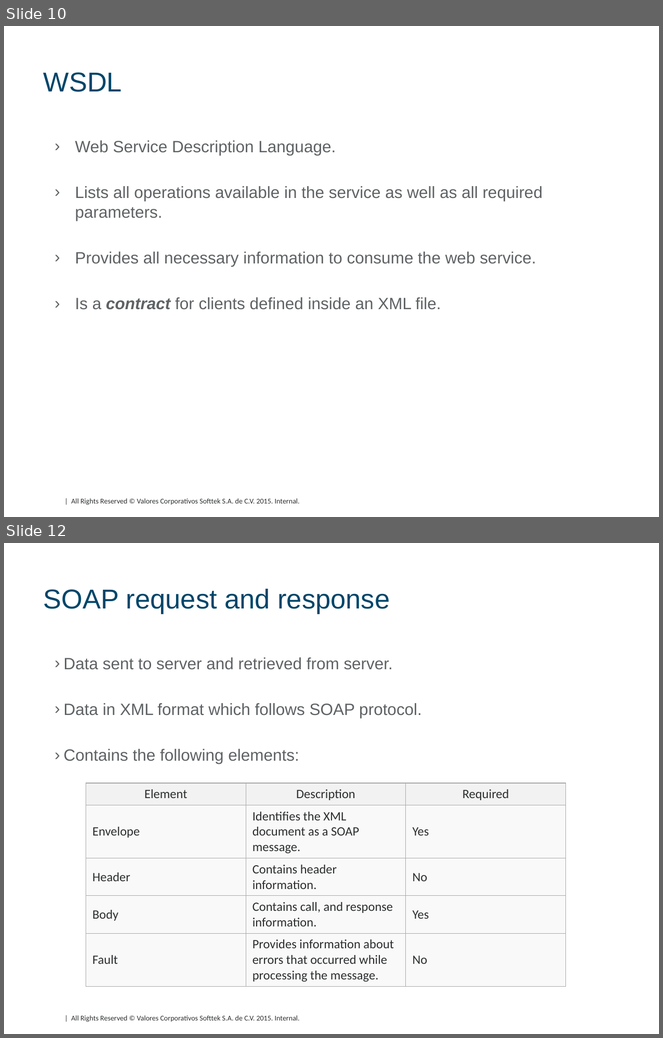
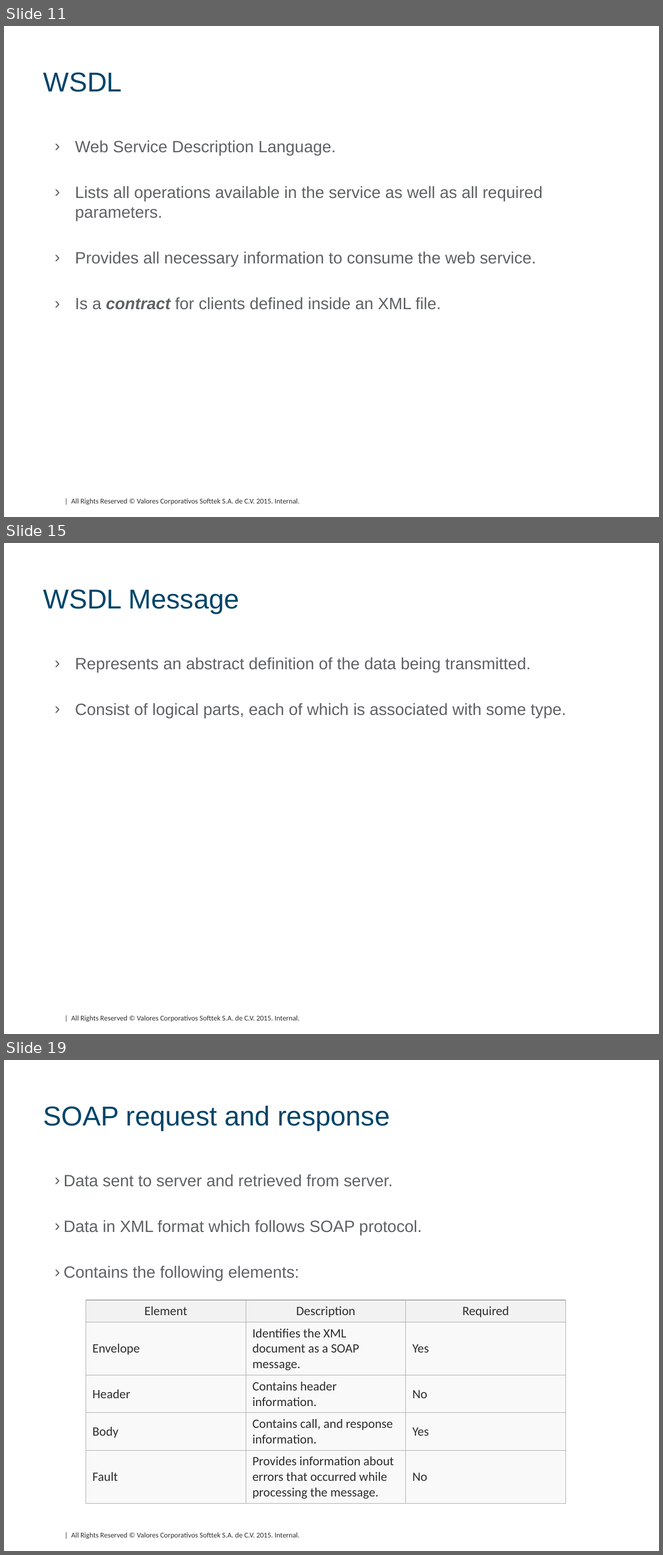
Before and after one commit to DavidHertz/WebServices, a slide deck: SOAP/doc/SOAP.pptx. Shown one above the other, each under a label of ours: slides 10 and 12 before the commit, slides 11, 15 and 19 after it; the slides between them are not shown. The pictures are 663x1038 and 663x1555 pixels, drawn with LibreOffice and Linux fonts; fonts in the diff are those of the drawing; background and template pictures are left out. Boxes give left, top, right and bottom in pixels: in the first picture for what was removed or moved away, otherwise in the second. Text is boxed around its words. In the diff, an @@ line names an element or a change of style, - is before the commit and + after.

```diff
--- a/SOAP/doc/SOAP.pptx
+++ b/SOAP/doc/SOAP.pptx
@@ slide 15 added at (x1=4, y1=543, x2=659, y2=1034), background #FFFFFF; not listed: 1 template element that a slide beside it also shows @@
@@ title added at (x1=44, y1=589, x2=240, y2=614), 30 pt, text #004569 @@
+WSDL Message
@@ text added at (x1=75, y1=657, x2=566, y2=718), 18 pt, text #5E6264 @@
+› Represents an abstract definition of the data being transmitted.
+› Consist of logical parts, each of which is associated with some type.
@@ what was slide 10 is now slide 11 @@
@@ what was slide 12 is now slide 19 @@
```
Also in this commit, not shown: 5 slides changed, 6 other slides added, 16 other files.
